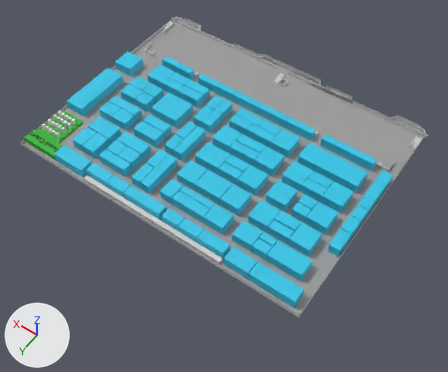
The glTF model public/models/Hall_B_2.glb as it was, and as the next commit left it.
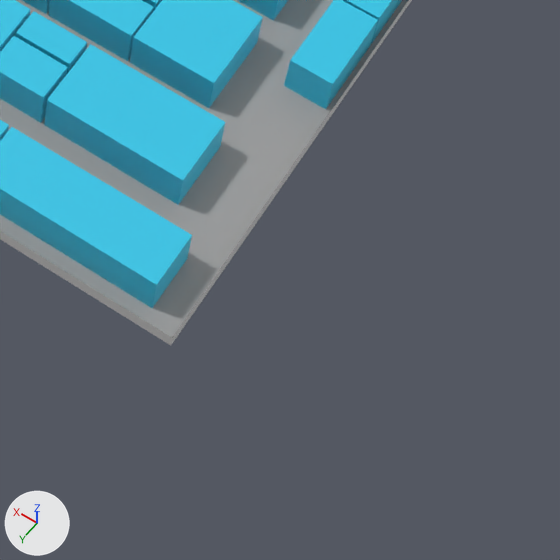
The first picture shows the older version from a 50 mm camera at (-69.9, 107.5, 131.4) aimed at (-7.6, 20.4, -5.5). The close-ups show both versions on the part from 57% to 89% of the width and 62% to 100% of the height of that picture; other places that the commit changed are outside them. Lighting does not change. The marker at lower left points along +X, +Y and +Z. Where no turn or scale is listed for an object, it has been applied to the vertices.

In view in the first close-up: 'BOOTHLAYER_curve_.B-1000', 'BOOTHLAYER_curve_.B-2000', 'BOOTHLAYER_curve_.B-2005', 'BOOTHLAYER_curve_.B-2010', 'BOOTHLAYER_curve_.B-2020', 'BOOTHLAYER_curve_.B-3000', 'BOOTHLAYER_curve_.B-3010', 'BOOTHLAYER_curve_.B-3020', 'BOOTHLAYER_curve_.B-4000', 'Background_curve_', 'Plane'.
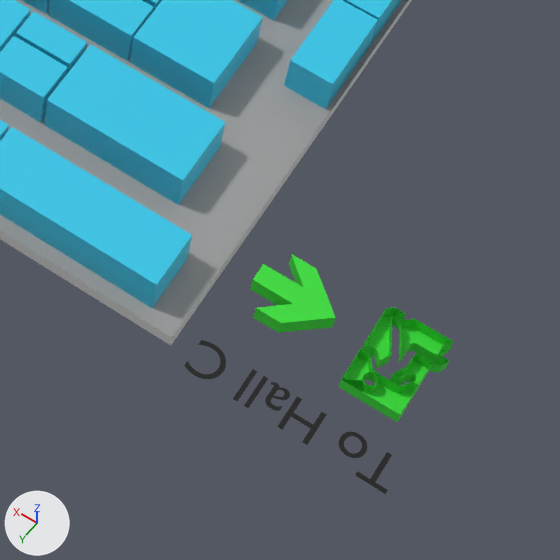
Location of each change, [x1, y1, x2, y2] in pixels of the close-ups (560 x 560 px):
'Emergency Exit_curve_.002', added (green): after [250, 254, 454, 422]
'Text.002', added (black): after [184, 340, 392, 494]

The change, as a diff of the scene's bpy script:
```diff
--- a/public/models/Hall_B_2.glb.py
+++ b/public/models/Hall_B_2.glb.py
@@ mat_material_010 @@
+mat_material_010 = principled_material('Material.010')
+mat_material_010.base_color = (0.0, 0.0, 0.0)  # black #000000
@@ mat_material_006 @@
+mat_material_006 = principled_material('Material.006')
+mat_material_006.base_color = (0.0352, 0.712, 0.0352)  # green #35db35
@@ me_text_003 @@
+me_text_003.from_pydata(...)  # 396 vertices, 386 faces; spans x 0.06..13.37, y -0.03..2.33, z 0.0
+me_text_003.materials.append(mat_material_010)  # black #000000
@@ me_mesh_152 @@
+me_mesh_152.from_pydata(...)  # 212 vertices, 292 faces; spans x -5.92..5.97, y -4.58..1.33, z -0.63..0.63
+me_mesh_152.materials.append(mat_material_006)  # green #35db35
@@ ob_text_002 @@
+ob_text_002 = bpy.data.objects.new('Text.002', me_text_003)
+ob_text_002.location = (-61.05, 43.54, 0.0)
@@ ob_emergency_exit_curve__002 @@
+ob_emergency_exit_curve__002 = bpy.data.objects.new('Emergency Exit_curve_.002', me_mesh_152)
+ob_emergency_exit_curve__002.location = (-54.28, 40.19, 0.38)
```
